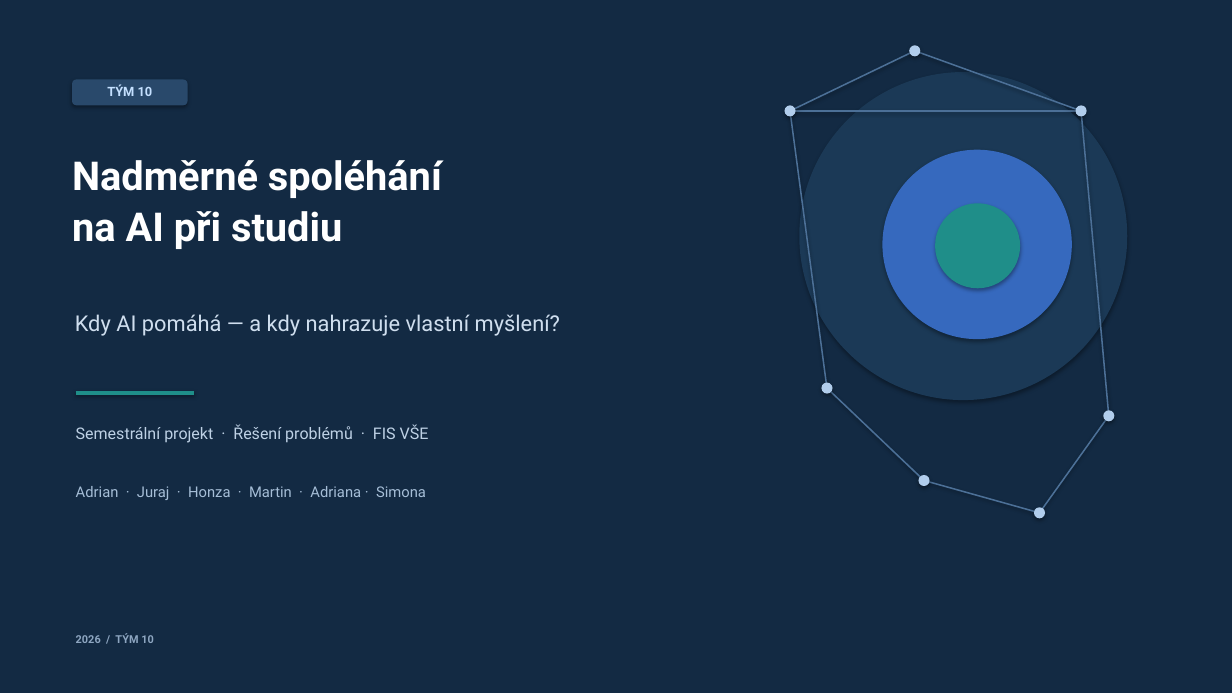
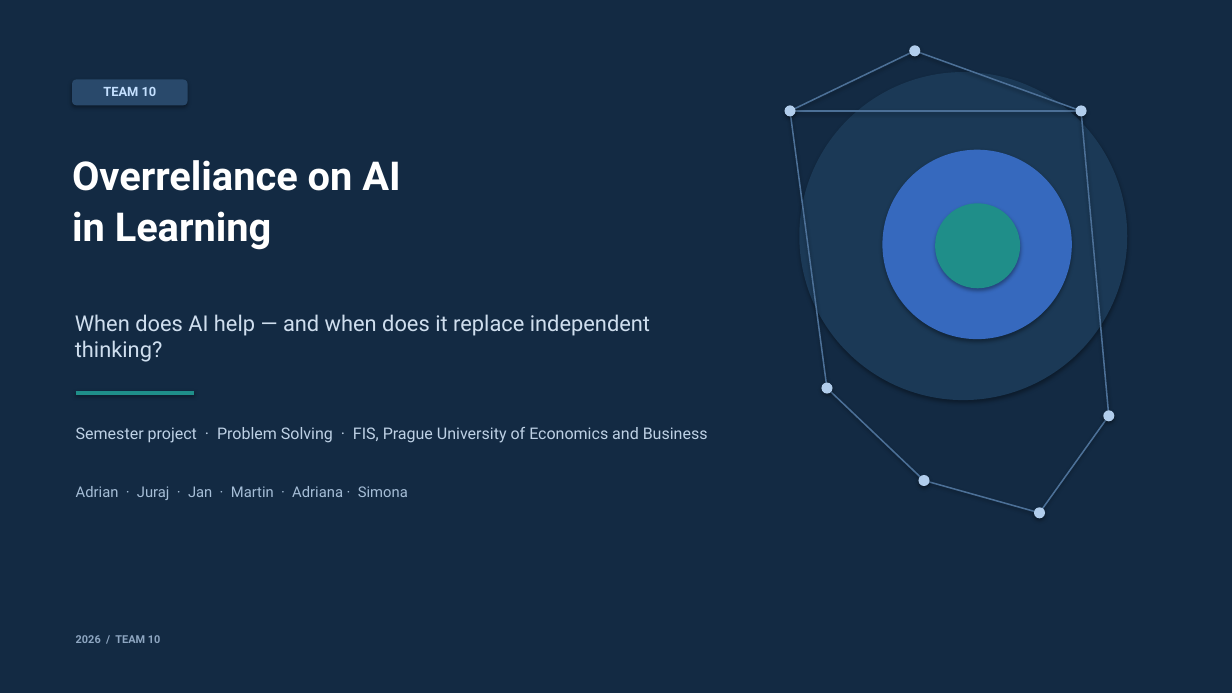
Before and after one commit to Jan-Michel-Web/Jan-Michel, a slide deck: slide 1 of Semestralni_prace_Tym10.pptx. Drawn at 1232x693 pixels with LibreOffice and Linux fonts; fonts in the diff are those of the drawing. Boxes give left, top, right and bottom in pixels: in the first picture for what was removed or moved away, otherwise in the second. Text is boxed around its words. In the diff, an @@ line names an element or a change of style, - is before the commit and + after.

```diff
--- a/Semestralni_prace_Tym10.pptx
+++ b/Semestralni_prace_Tym10.pptx
@@ text at box(103, 87, 157, 96): text changed @@
-TÝM 10
+TEAM 10
@@ text at box(72, 160, 400, 250): text changed @@
-Nadměrné spoléhání
-na AI při studiu
+Overreliance on AI
+in Learning
@@ text at box(75, 314, 650, 362): text changed @@
-Kdy AI pomáhá — a kdy nahrazuje vlastní myšlení?
+When does AI help — and when does it replace independent thinking?
@@ text at box(76, 427, 708, 443): text changed @@
-Semestrální projekt · Řešení problémů · FIS VŠE
+Semester project · Problem Solving · FIS, Prague University of Economics and Business
@@ text at box(76, 486, 408, 500): text changed @@
-Adrian · Juraj · Honza · Martin · Adriana · Simona
+Adrian · Juraj · Jan · Martin · Adriana · Simona
@@ text at box(76, 635, 161, 643): text changed @@
-2026 / TÝM 10
+2026 / TEAM 10
```
Also in this commit, not shown: 19 other slides changed.
